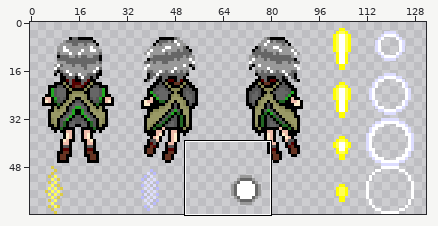
One commit to this sprite sheet: script/img/character/yabusame/yabuStg.png. The first picture is a wide view before the edit; the outline marks the close-up.
Close-up. Earlier state:
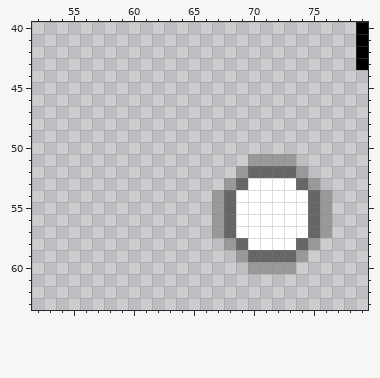
The file is 256x64 pixels. Shown: x 52..79, y 40..63. The wide view leaves out empty margins.
And afterwards:
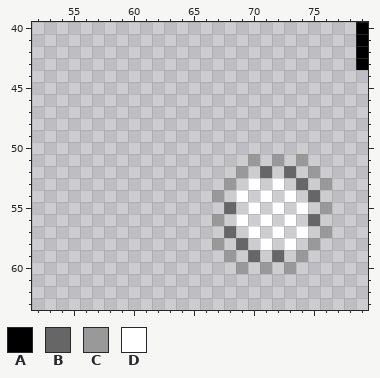
Palette (. is transparent): A #000000  B #666666  C #999999  D #ffffff
The commit says: Improved player option visibility.
The edit:
{"y":51,"x":71,"old":"C","new":"."}
{"y":51,"x":73,"old":"C.","new":".C"}
{"y":52,"x":70,"old":"B","new":"."}
{"y":52,"x":72,"old":"B","new":"."}
{"y":52,"x":74,"old":"C.","new":".C"}
{"y":53,"x":69,"old":"B","new":"."}
{"y":53,"x":71,"old":"D","new":"."}
{"y":53,"x":73,"old":"D","new":"."}
{"y":53,"x":75,"old":"C.","new":".C"}
{"y":54,"x":68,"old":"B","new":"."}
{"y":54,"x":70,"old":"D","new":"."}
{"y":54,"x":72,"old":"D","new":"."}
{"y":54,"x":74,"old":"D","new":"."}
{"y":54,"x":76,"old":"C","new":"."}
{"y":55,"x":67,"old":"C","new":"."}
{"y":55,"x":69,"old":"D","new":"."}
{"y":55,"x":71,"old":"D","new":"."}
{"y":55,"x":73,"old":"D","new":"."}
{"y":55,"x":75,"old":"B","new":"."}
{"y":56,"x":68,"old":"B","new":"."}
{"y":56,"x":70,"old":"D","new":"."}
{"y":56,"x":72,"old":"D","new":"."}
{"y":56,"x":74,"old":"D","new":"."}
{"y":56,"x":76,"old":"C","new":"."}
{"y":57,"x":67,"old":"C","new":"."}
{"y":57,"x":69,"old":"D","new":"."}
{"y":57,"x":71,"old":"D","new":"."}
{"y":57,"x":73,"old":"D","new":"."}
{"y":57,"x":75,"old":"B","new":"."}
{"y":58,"x":67,"old":".C","new":"C."}
{"y":58,"x":70,"old":"D","new":"."}
{"y":58,"x":72,"old":"D","new":"."}
{"y":58,"x":74,"old":"B","new":"."}
{"y":59,"x":68,"old":".C","new":"C."}
{"y":59,"x":71,"old":"B","new":"."}
{"y":59,"x":73,"old":"B","new":"."}
{"y":60,"x":69,"old":".C","new":"C."}
{"y":60,"x":72,"old":"C","new":"."}
{"label":"changed","picture_box":[212,154,332,274]}
